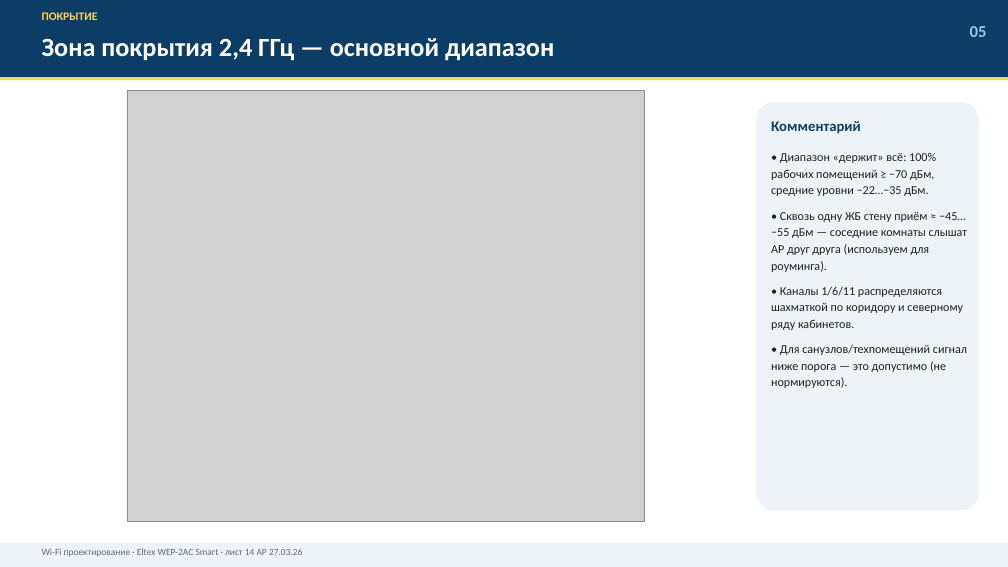
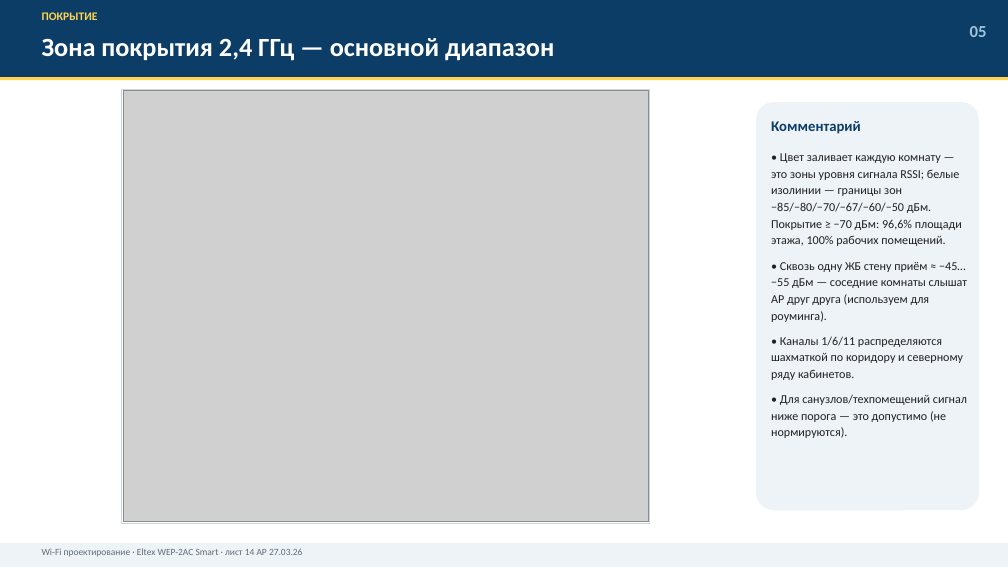
Before and after one commit to vertikalnii/preza, a slide deck: slide 6 of out/WiFi_Eltex_WEP-2AC_план_лист14.pptx. Drawn at 1008x567 pixels with LibreOffice and Linux fonts; fonts in the diff are those of the drawing; grey boxes stand for pictures. Boxes give left, top, right and bottom in pixels: in the first picture for what was removed or moved away, otherwise in the second. Text is boxed around its words. In the diff, an @@ line names an element or a change of style, - is before the commit and + after.

```diff
--- a/out/WiFi_Eltex_WEP-2AC_план_лист14.pptx
+++ b/out/WiFi_Eltex_WEP-2AC_план_лист14.pptx
@@ rectangle added at bbox=[122, 89, 650, 523], outline #C9D4E0 1 pt @@
@@ picture: place and size @@
-picture at bbox=[127, 91, 644, 522]
+picture at bbox=[123, 91, 648, 522]
@@ text at bbox=[771, 153, 962, 246]: text changed @@
-• Диапазон «держит» всё: 100% рабочих помещений ≥ −70 дБм, средние уровни −22…−35 дБм.
+• Цвет заливает каждую комнату — это зоны уровня сигнала RSSI; белые изолинии — границы зон −85/−80/−70/−67/−60/−50 дБм. Покрытие ≥ −70 дБм: 96,6% площади этажа, 100% рабочих помещений.
```
Also in this commit, not shown: 3 other slides changed, 13 other files.
